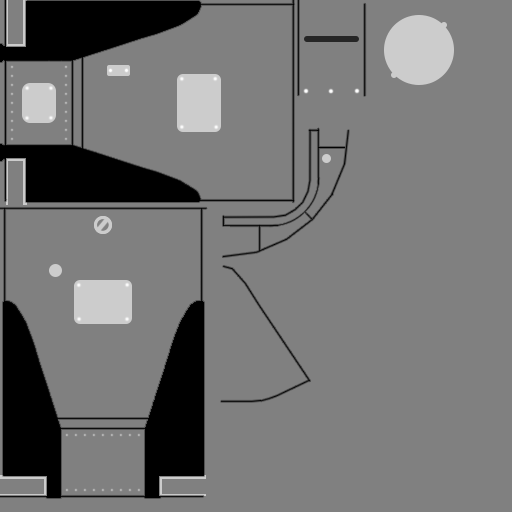
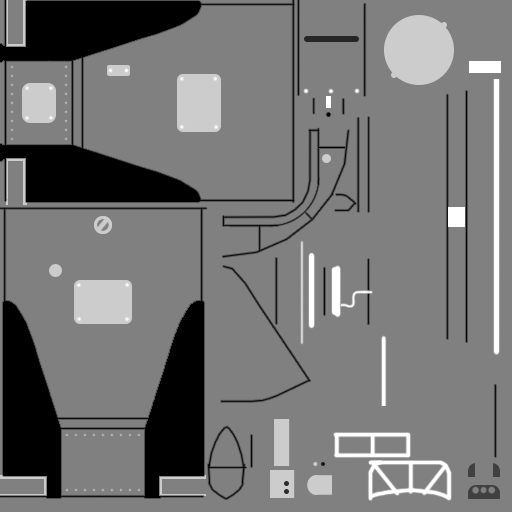
Before/after of a 512 x 512 layered artwork. What changed in the layer stack:
added layer "Rectangle 1" above "Bits" over (326, 96, 331, 108)
added layer "Bits" (1st of 2) (50%) above "Rivets" over (468, 463, 500, 499)
added layer "Ellipse 9" (80%) above "VernierNozzle" over (284, 462, 325, 494)
added layer "VernierNozzle" (1st of 2) above "MainNozzle" over (300, 240, 373, 345)
added layer "MainNozzle" above "VernierBays" over (381, 61, 501, 406)
added layer "VernierBays" above "MountHoles" over (333, 432, 452, 502)
added layer "MountHoles" above "Panel Lines" over (325, 112, 331, 118)
added layer "MountEdges" in group "Panel Lines" over (313, 98, 370, 212)
added layer "MountShroud" in group "Panel Lines" over (335, 194, 356, 211)
added layer "Bits" (2nd of 2, in "Panel Lines") in group "Panel Lines" over (494, 384, 496, 457)
added layer "Main Nozzle" in group "Panel Lines" over (446, 91, 468, 343)
added layer "VernierNozzle" (2nd of 2, in "Panel Lines") in group "Panel Lines" over (275, 258, 369, 325)
added layer "Vernier" in group "Panel Lines" over (207, 426, 253, 500)
added layer "Verniers" in group "Raised" over (270, 419, 332, 498)
